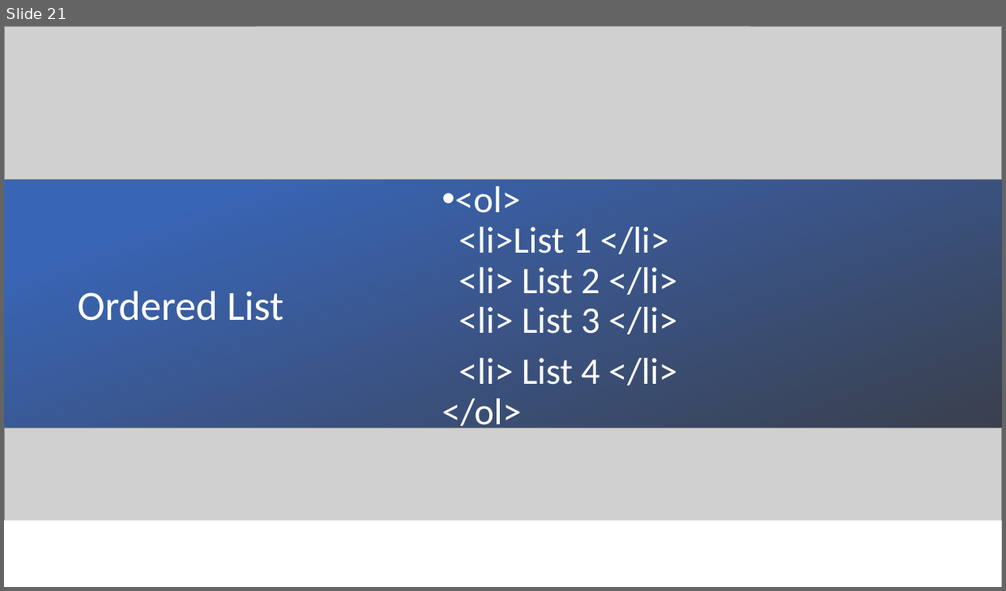
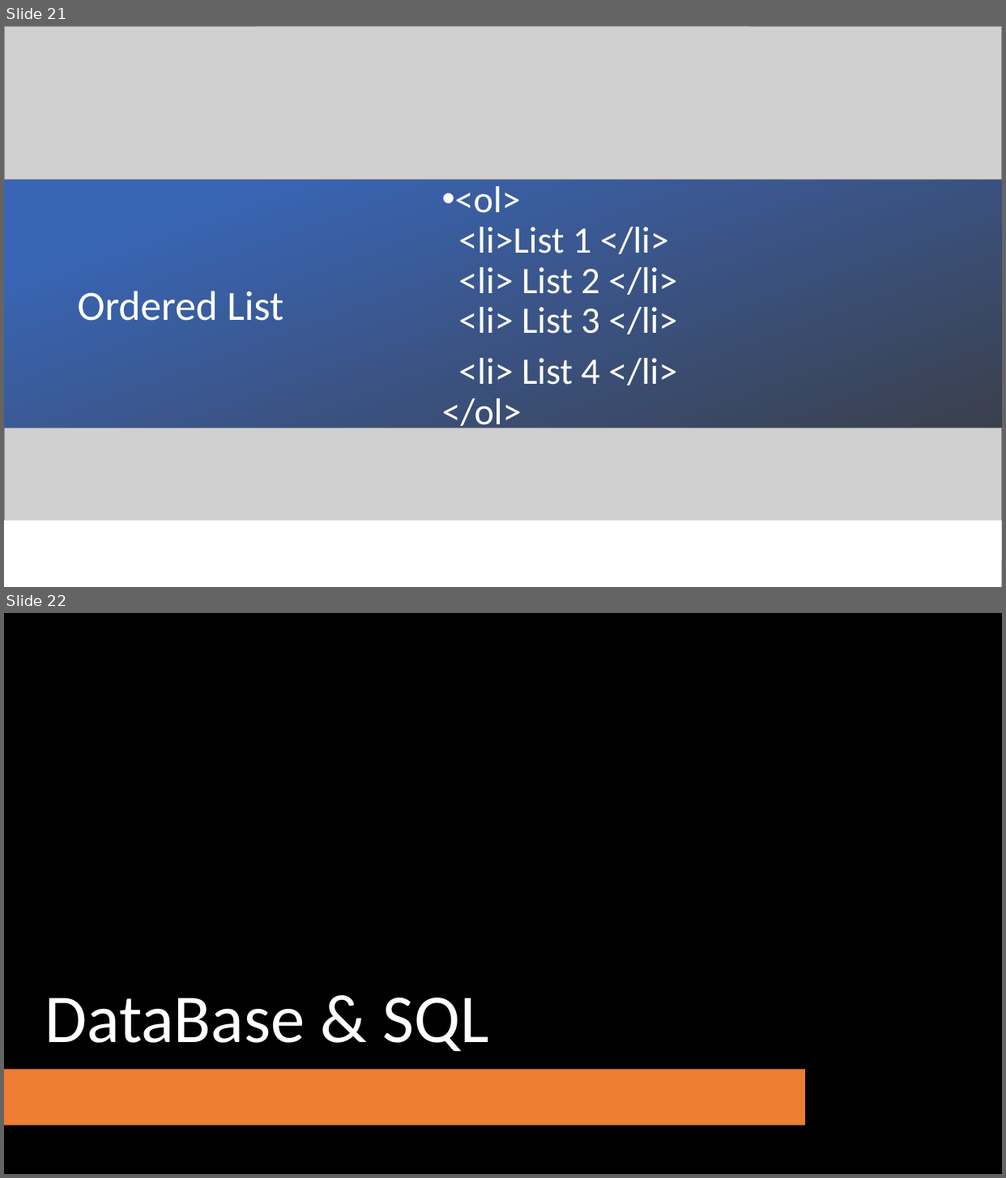
Before and after one commit to zneroravi/FullStack20, a slide deck: FullStackTraining.pptx. Shown one above the other, each under a label of ours: slide 21 before the commit, slides 21 and 22 after it. The pictures are 1006x591 and 1006x1178 pixels, drawn with LibreOffice and Linux fonts; fonts in the diff are those of the drawing; grey boxes stand for pictures; background and template pictures are left out. Boxes give left, top, right and bottom in pixels: in the first picture for what was removed or moved away, otherwise in the second. Text is boxed around its words. In the diff, an @@ line names an element or a change of style, - is before the commit and + after.

```diff
--- a/FullStackTraining.pptx
+++ b/FullStackTraining.pptx
@@ slide 22 added at [4, 613, 1002, 1174], background picture (left out) @@
@@ rectangle added at [4, 798, 1002, 1174], fill gradient #000000 @@
@@ title added at [44, 998, 489, 1052], 66 pt, text #FFFFFF @@
+DataBase & SQL
@@ rounded rectangle added at [4, 1070, 805, 1126], fill #ED7D31 @@
```
Also in this commit, not shown: 17 other slides added.
